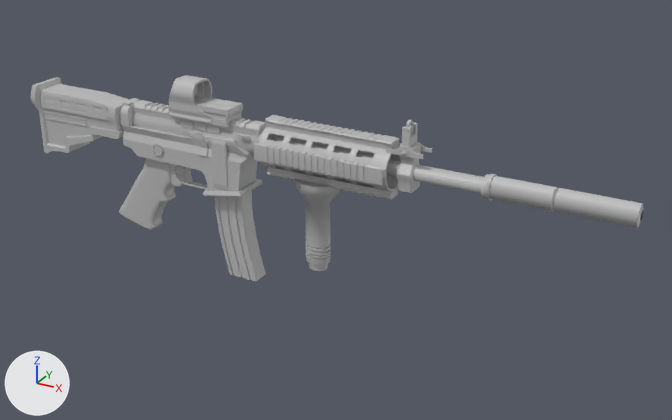
Renders of the FBX model Idea 1/FYP_IDEA1/Assets/Models/PlayerRifle.fbx from each side of a commit.
Before and after are seen from a camera (50 mm lens) standing at (0.0766, -0.1253, 0.0616) and looking at (0.003, 0.0085, -0.0053). The lights are fixed; the arrows at lower left show +X, +Y and +Z. Where no turn or scale is listed for an object, it has been applied to the vertices.

The first picture shows 'Rifle'.
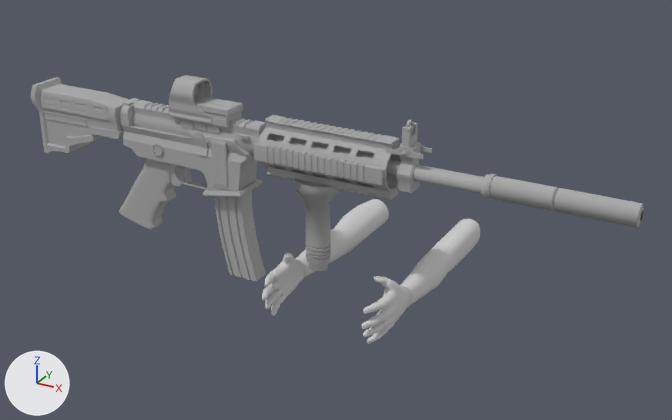
Where the newer file only moved an object's origin or applied its transform, the numbers keep the older frame.

Changed parts and their boxes [x1, y1, x2, y2] in the pictures (672 x 420 px):
'Rifle', recoloured: [30, 75, 643, 281] in both
'Arm_Mesh', added: after [261, 199, 480, 344]
'Scope', recoloured: [194, 85, 197, 97] in both

Diff of the bpy script that builds the scene:
```diff
--- a/Idea 1/FYP_IDEA1/Assets/Models/PlayerRifle.fbx.py
+++ b/Idea 1/FYP_IDEA1/Assets/Models/PlayerRifle.fbx.py
@@ mat_finalgunobj_initialshadinggroup2 @@
 mat_finalgunobj_initialshadinggroup2 = principled_material('FinalgunOBJ:initialShadingGroup2')
-mat_finalgunobj_initialshadinggroup2.base_color = (0.5, 0.5, 0.5)  # grey #bcbcbc
+mat_finalgunobj_initialshadinggroup2.base_color = (0.4, 0.4, 0.4)  # grey #aaaaaa
@@ mat_lambert2 @@
 mat_lambert2 = principled_material('lambert2')
-mat_lambert2.base_color = (0.5, 0.5, 0.5)  # grey #bcbcbc
+mat_lambert2.base_color = (0.4, 0.4, 0.4)  # grey #aaaaaa
@@ mat_base @@
+mat_base = principled_material('Base')
+mat_base.base_color = (0.64, 0.64, 0.64)  # light grey #d1d1d1
+mat_base.roughness = 0.896
@@ me_mesh_1 @@
+me_mesh_1.from_pydata(...)  # 1932 vertices, 1982 faces; spans x -0.0037..0.0217, y -0.0133..0.0306, z -0.0025..0.0078
+me_mesh_1.materials.append(mat_base)  # light grey #d1d1d1
@@ ob_arm_mesh @@
+ob_arm_mesh = bpy.data.objects.new('Arm_Mesh', me_mesh_1)
+ob_arm_mesh.location = (0.0009, 0.0008, -0.0158)
```
